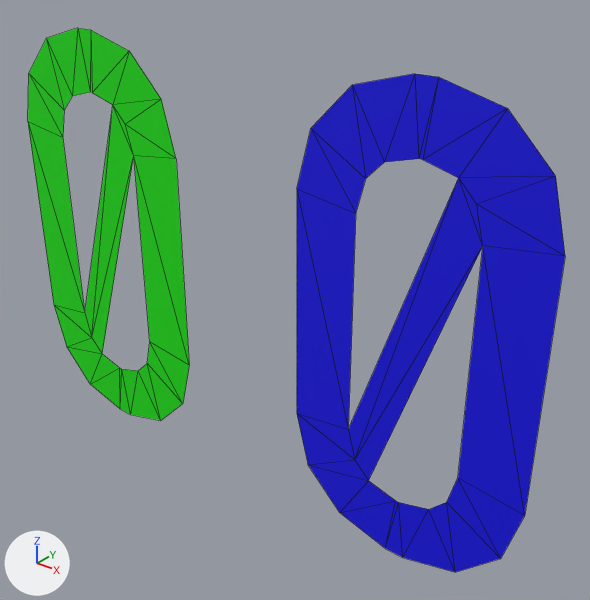
What one commit did to the glTF model addons/Cubiix_Assets/Mods/CoreAssets/Assets/Mesh/Base/Eyes/Eyes_Text.gltf.
One viewpoint serves both versions: a 50 mm camera at (1.204, -2.359, 4.352) aimed at (0.115, -0.998, 3.508). The lights are fixed; the arrows at lower left show +X, +Y and +Z. Mesh edges are drawn as thin lines. Vertices at the same position are counted once.

The first picture shows 'Eyes_Text'.
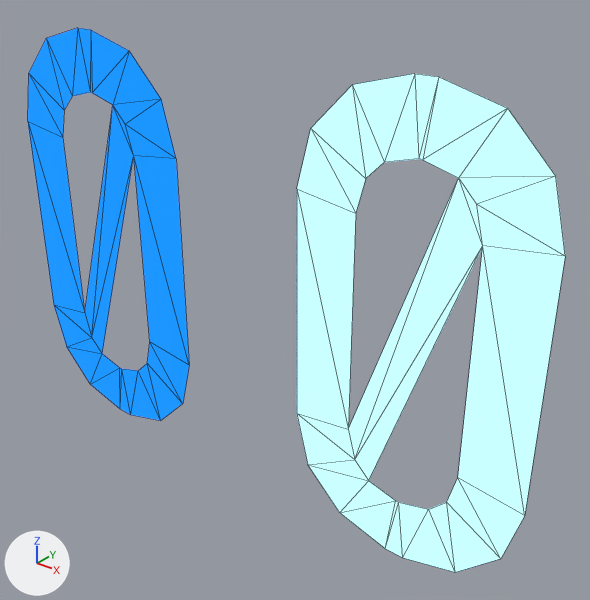
Edits to the bpy script that builds the scene:
```text
Add img_shader_teststrip:
    img_shader_teststrip = load_image('Shader_TestStrip', 'Shader_TestStrip.png', 18, 2, 'sRGB')
Change mat_material:
    where n0 = _N.new('ShaderNodeBsdfPrincipled'); n0.name = 'Principled BSDF'
    n0.inputs[2].default_value: 0.61 -> 1.0  # 'Roughness'
    add n0.inputs[28].default_value = 1.0  # 'Emission Strength'
    where n2 = _N.new('ShaderNodeTexImage'); n2.name = 'Image Texture'
    n2.image: img_color_palette -> img_shader_teststrip
    add n3 = _N.new('ShaderNodeTexImage'); n3.name = 'Image Texture.001'
    add n3.image = img_shader_teststrip
    add n3.interpolation = 'Closest'
    remove _L.new(n2.outputs[0], n0.inputs[0])  # 'Color' to 'Base Color'
    add _L.new(n2.outputs[0], n0.inputs[27])  # 'Color' to 'Emission Color'
    add _L.new(n3.outputs[0], n0.inputs[0])  # 'Color' to 'Base Color'
Change me_plane_010:
    where me_plane_010.from_pydata(...)  # 64 vertices, 72 faces; spans x -0.76..0.76, y -1.07, z 2.99..4.08
    used by ob_eyes_text; location = (0.0, 0.0, 0.0)
    me_plane_010 part 1: texture (UV) coordinates of 72 of 72 faces, centred in x -0.71..0.71, y -1.07, z 3.04..4.03, changed; they spanned u 0.25..0.75, v 0.25..0.25 and now span u 0.03..0.08, v 0.23..0.26
```

Location of each change, (x1, y1, x2, y2) in pixels of the pictures (590 x 600 px):
'Eyes_Text', surface changed: (28, 28, 565, 572) in both
